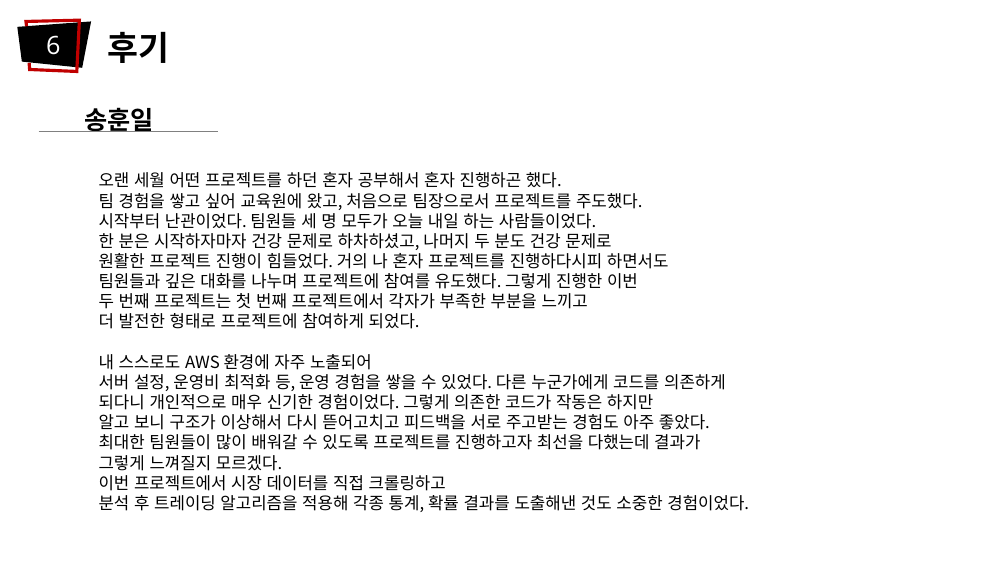
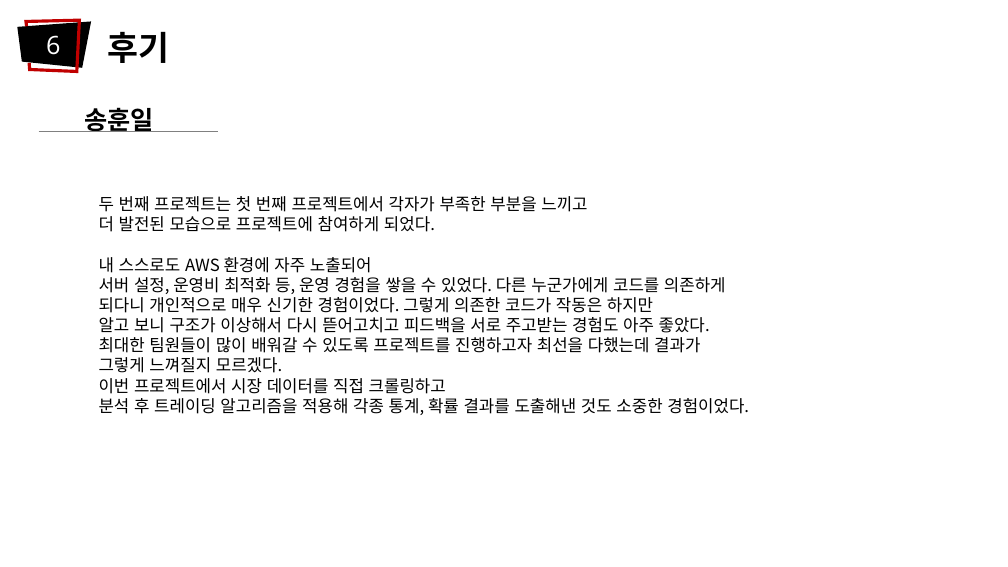
Before and after one commit to freean2468/ProjectNext, a slide deck: slide 14 of doc/ProjectNext.pptx. Drawn at 1008x567 pixels with LibreOffice and Linux fonts; fonts in the diff are those of the drawing. Boxes give left, top, right and bottom in pixels: in the first picture for what was removed or moved away, otherwise in the second. Text is boxed around its words. In the diff, an @@ line names an element or a change of style, - is before the commit and + after.

Commit message:
문서 업데이트

```diff
--- a/doc/ProjectNext.pptx
+++ b/doc/ProjectNext.pptx
@@ text at [99, 172, 669, 289]: paragraphs removed @@
-오랜 세월 어떤 프로젝트를 하던 혼자 공부해서 혼자 진행하곤 했다.
-팀 경험을 쌓고 싶어 교육원에 왔고, 처음으로 팀장으로서 프로젝트를 주도했다.
-시작부터 난관이었다. 팀원들 세 명 모두가 오늘 내일 하는 사람들이었다.
-한 분은 시작하자마자 건강 문제로 하차하셨고, 나머지 두 분도 건강 문제로
-원활한 프로젝트 진행이 힘들었다. 거의 나 혼자 프로젝트를 진행하다시피 하면서도
-팀원들과 깊은 대화를 나누며 프로젝트에 참여를 유도했다. 그렇게 진행한 이번
@@ text "두 번째 프로젝트는 첫 번째 ...": place and size @@
-text "두 번째 프로젝트는 첫 번째 ..." at [99, 172, 749, 512]
+text "두 번째 프로젝트는 첫 번째 ..." at [99, 196, 749, 415]
@@ text at [99, 216, 435, 232]: text changed @@
-더 발전한 형태로 프로젝트에 참여하게 되었다.
+더 발전된 모습으로 프로젝트에 참여하게 되었다.
```
Also in this commit, not shown: 6 other slides changed, 3 other files.
